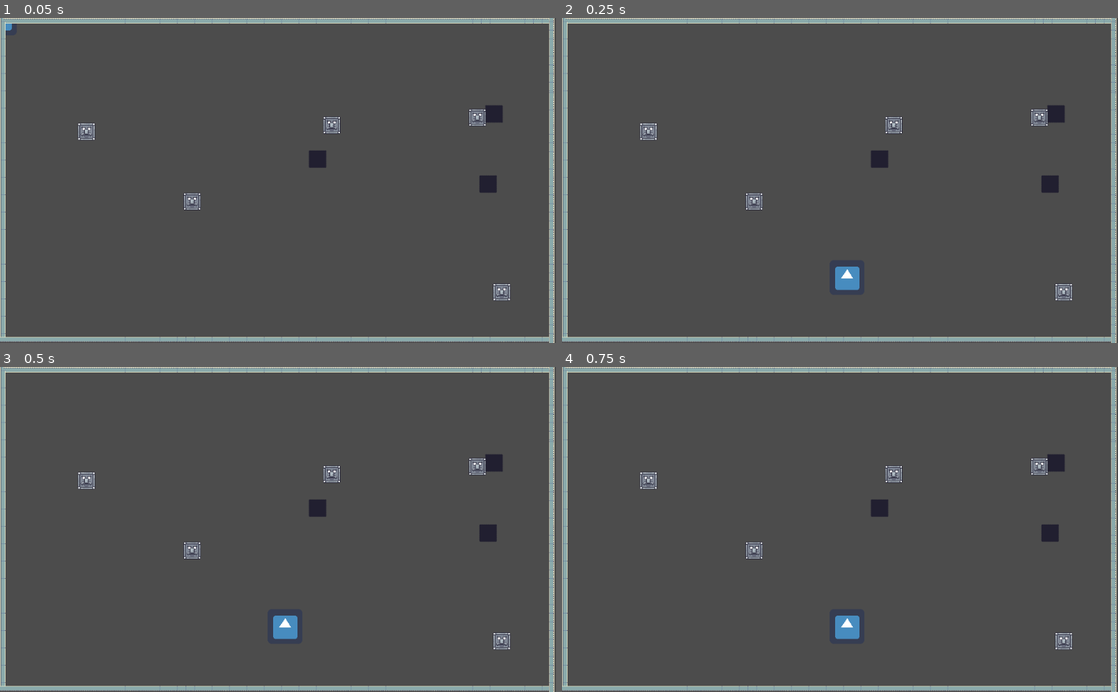
Above: before the commit, frames 1-4 (two rows, left to right).
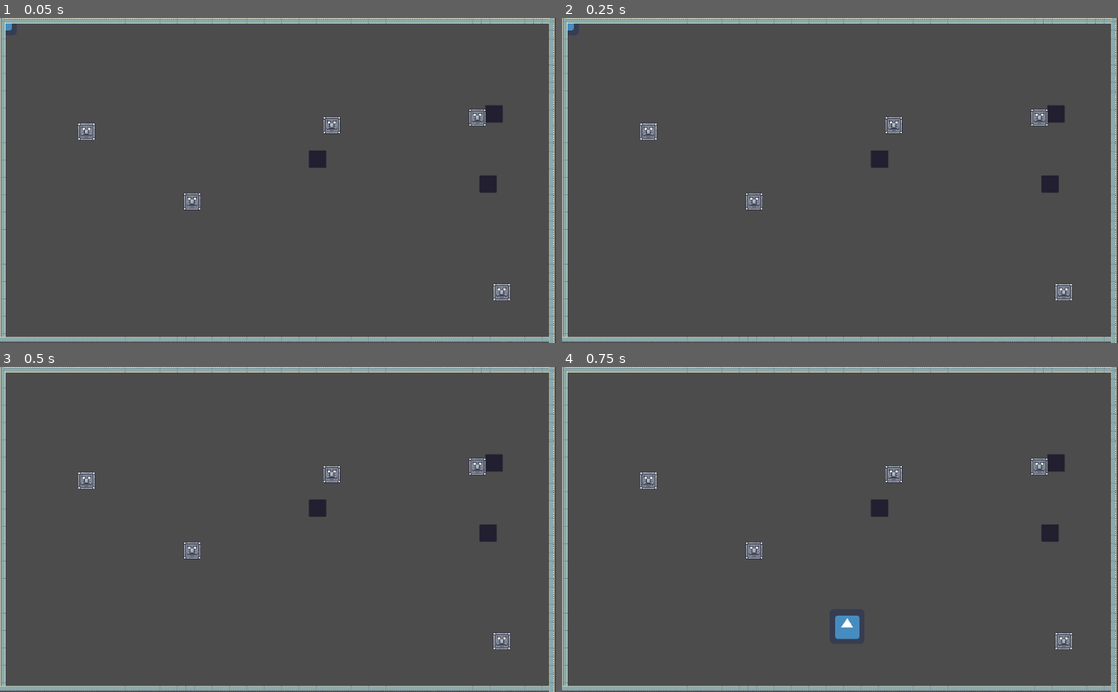
Above: after the commit, the same moments.

Repository: sidfer/devhacks-2025
Game: Godot game, scene res://MainWorld.tscn
The game is run twice, just before and just after one commit, with the same random seed, the same clock (stepped at 60 frames per second) and the same inputs. The engine's default icon, where the game draws it, is replaced by a stand-in: a white triangle on a blue panel in a dark square.
Inputs:
- Up to frame 1 (0.05 s): no input
- Up to frame 2 (0.25 s): no input
- Up to frame 3 (0.5 s): no input
- Up to frame 4 (0.75 s): tap Enter at 0.5 s; hold D (move_right) from 0.53 s (still down)

Frame 1 is identical in both runs. In frame 2, 0.3% of the frame differs, in the area x 1-54%, y 1-84%; in frame 3, 0.3%; in frame 4, nothing differs.

Commit message:
working on more rooms

Diff:
--- /dev/null
+++ b/Global/Door_Left.gd
@@ -0,0 +1,17 @@
+extends Area2D
+
+export(String) var direction = "left"
+var can_trigger = true  # Cooldown flag
+
+func _ready():
+	connect("body_entered", self, "_on_Door_body_entered")
+
+func _on_Door_body_entered(body):
+	if body.is_in_group("player") && can_trigger:
+		can_trigger = false
+		GameManager.change_room(direction)
+		# Reset cooldown after 0.5 seconds
+		get_tree().create_timer(0.5).connect("timeout", self, "_reset_trigger")
+
+func _reset_trigger():
+	can_trigger = true
--- /dev/null
+++ b/Global/Door_Right.gd
@@ -0,0 +1,17 @@
+extends Area2D
+
+export(String) var direction = "right"
+var can_trigger = true  # Cooldown flag
+
+func _ready():
+	connect("body_entered", self, "_on_Door_body_entered")
+
+func _on_Door_body_entered(body):
+	if body.is_in_group("player") && can_trigger:
+		can_trigger = false
+		GameManager.change_room(direction)
+		# Reset cooldown after 0.5 seconds
+		get_tree().create_timer(0.5).connect("timeout", self, "_reset_trigger")
+
+func _reset_trigger():
+	can_trigger = true
--- a/Global/GameManager.gd
+++ b/Global/GameManager.gd
@@ -36,10 +36,11 @@
 	GameManager.current_room = room_instance
 
 	# Reposition the player after a small delay
-	yield(get_tree().create_timer(0.1), "timeout")
+	yield(get_tree().create_timer(0.3), "timeout")
 	if player.size() > 0:
 		var p = player[0]
 		p.can_move = true
+		yield(get_tree().create_timer(0.3), "timeout")
 		print("Player unfrozen: ", p.name)
 
 		# Use direction-specific spawn point
--- a/Main.gd
+++ b/Main.gd
@@ -1,82 +1,82 @@
-extends Node2D
-
-var time_remaining = 30.0
-var time_pickup_scene = preload("res://TimePickup.tscn")
-
-var obstacle_scene = preload("res://Obstacle.tscn")
-var slow_obstacle_scene = preload("res://Slow.tscn")
-
-func _ready():
-	randomize()
-	$Player.position = Vector2(
-		get_viewport_rect().size.x / 2,
-		get_viewport_rect().size.y - 100
-	)
-	$SpawnTimer.start()
-
- # Spawn obstacles at random positions
-	for i in range(5):  # Adjust the number of obstacles
-		spawn_obstacle()
-
-	 # Spawn slow obstacles at random positions
-	for i in range(3):  # Adjust the number of obstacles
-		spawn_slow_obstacle()
-
-func spawn_obstacle():
-	var obstacle = obstacle_scene.instance()  # Create an instance of the obstacle
-	add_child(obstacle)  # Add it to the scene
-
-	# Randomly position it within the game area
-	var screen_width = get_viewport_rect().size.x
-	var screen_height = get_viewport_rect().size.y
-
-	obstacle.position = Vector2(
-		rand_range(50, screen_width - 50),  # Random X, avoiding edges
-		rand_range(50, screen_height - 50)  # Random Y, avoiding the bottom area
-	)
-
-
-
-func spawn_slow_obstacle():
-	var slow_obstacle = slow_obstacle_scene.instance()  # Create an instance of the obstacle
-	add_child(slow_obstacle)  # Add it to the scene
-
-	# Randomly position it within the game area
-	var screen_width = get_viewport_rect().size.x
-	var screen_height = get_viewport_rect().size.y
-
-	slow_obstacle.position = Vector2(
-		rand_range(50, screen_width - 50),  # Random X, avoiding edges
-		rand_range(50, screen_height - 50)  # Random Y, avoiding the bottom area
-	)
-
-func _process(delta):
-	time_remaining -= delta
-	if time_remaining <= 0:
-		game_over()
-	update_ui()
-
-func spawn_time_pickup():
-	var pickup = time_pickup_scene.instance()
-	add_child(pickup)
-	pickup.connect("collected", self, "_on_TimePickup_collected")
-	# Spawn at a random X position ABOVE the screen
-	pickup.position = Vector2(
-		rand_range(50, get_viewport_rect().size.x - 50),  # Random X
-		-100  # Start above the screen
-	)
-
-func _on_TimePickup_collected():
-	time_remaining += 5.0  # Add 5 seconds per pickup
-
-func update_ui():
-	$UI/TimeLabel.text = "Time: %.1f" % time_remaining
-
-func game_over():
-	$SpawnTimer.stop()
-	get_tree().paused = true
-	$UI/GameOverLabel.visible = true
-
-
-func _on_SpawnTimer_timeout():
-	pass # Replace with function body.
+#extends Node2D
+#
+#var time_remaining = 30.0
+#var time_pickup_scene = preload("res://TimePickup.tscn")
+#
+#var obstacle_scene = preload("res://Obstacle.tscn")
+#var slow_obstacle_scene = preload("res://Slow.tscn")
+#
+#func _ready():
+#	randomize()
+#	$Player.position = Vector2(
+#		get_viewport_rect().size.x / 2,
+#		get_viewport_rect().size.y - 100
+#	)
+#	$SpawnTimer.start()
+#
+# # Spawn obstacles at random positions
+#	for i in range(5):  # Adjust the number of obstacles
+#		spawn_obstacle()
+#
+#	 # Spawn slow obstacles at random positions
+#	for i in range(3):  # Adjust the number of obstacles
+#		spawn_slow_obstacle()
+#
+#func spawn_obstacle():
+#	var obstacle = obstacle_scene.instance()  # Create an instance of the obstacle
+#	add_child(obstacle)  # Add it to the scene
+#
+#	# Randomly position it within the game area
+#	var screen_width = get_viewport_rect().size.x
+#	var screen_height = get_viewport_rect().size.y
+#
+#	obstacle.position = Vector2(
+#		rand_range(50, screen_width - 50),  # Random X, avoiding edges
+#		rand_range(50, screen_height - 50)  # Random Y, avoiding the bottom area
+#	)
+#
+#
+#
+#func spawn_slow_obstacle():
+#	var slow_obstacle = slow_obstacle_scene.instance()  # Create an instance of the obstacle
+#	add_child(slow_obstacle)  # Add it to the scene
+#
+#	# Randomly position it within the game area
+#	var screen_width = get_viewport_rect().size.x
+#	var screen_height = get_viewport_rect().size.y
+#
+#	slow_obstacle.position = Vector2(
+#		rand_range(50, screen_width - 50),  # Random X, avoiding edges
+#		rand_range(50, screen_height - 50)  # Random Y, avoiding the bottom area
+#	)
+#
+#func _process(delta):
+#	time_remaining -= delta
+#	if time_remaining <= 0:
+#		game_over()
+#	update_ui()
+#
+#func spawn_time_pickup():
+#	var pickup = time_pickup_scene.instance()
+#	add_child(pickup)
+#	pickup.connect("collected", self, "_on_TimePickup_collected")
+#	# Spawn at a random X position ABOVE the screen
+#	pickup.position = Vector2(
+#		rand_range(50, get_viewport_rect().size.x - 50),  # Random X
+#		-100  # Start above the screen
+#	)
+#
+#func _on_TimePickup_collected():
+#	time_remaining += 5.0  # Add 5 seconds per pickup
+#
+#func update_ui():
+#	$UI/TimeLabel.text = "Time: %.1f" % time_remaining
+#
+#func game_over():
+#	$SpawnTimer.stop()
+#	get_tree().paused = true
+#	$UI/GameOverLabel.visible = true
+#
+#
+#func _on_SpawnTimer_timeout():
+#	pass # Replace with function body.
--- a/Scenes/Rooms/BaseRoom.tscn
+++ b/Scenes/Rooms/BaseRoom.tscn
@@ -1,10 +1,13 @@
-[gd_scene load_steps=11 format=2]
+[gd_scene load_steps=14 format=2]
 
 [ext_resource path="res://icon.png" type="Texture" id=1]
 [ext_resource path="res://Global/Door_Up.gd" type="Script" id=2]
 [ext_resource path="res://Scenes/Treasure.tscn" type="PackedScene" id=3]
 [ext_resource path="res://Global/BaseRoom.gd" type="Script" id=4]
+[ext_resource path="res://Global/Door_Left.gd" type="Script" id=5]
 [ext_resource path="res://WallTileSet.tres" type="TileSet" id=6]
+[ext_resource path="res://Global/Door_Right.gd" type="Script" id=7]
+[ext_resource path="res://Global/Door_Down.gd" type="Script" id=8]
 
 [sub_resource type="TileSet" id=1]
 0/name = "icon.png 0"
@@ -71,6 +74,32 @@
 position = Vector2( 517, 61.5 )
 shape = SubResource( 5 )
 
+[node name="Door_Right" type="Area2D" parent="."]
+collision_layer = 2
+script = ExtResource( 7 )
+
+[node name="CollisionShape2D" type="CollisionShape2D" parent="Door_Right"]
+position = Vector2( 930, 213 )
+shape = SubResource( 5 )
+
+[node name="Door_Left" type="Area2D" parent="."]
+position = Vector2( -864, 75 )
+collision_layer = 2
+script = ExtResource( 5 )
+
+[node name="CollisionShape2D" type="CollisionShape2D" parent="Door_Left"]
+position = Vector2( 930, 213 )
+shape = SubResource( 5 )
+
+[node name="Door_Down" type="Area2D" parent="."]
+position = Vector2( -400, 331 )
+collision_layer = 2
+script = ExtResource( 8 )
+
+[node name="CollisionShape2D" type="CollisionShape2D" parent="Door_Down"]
+position = Vector2( 930, 213 )
+shape = SubResource( 5 )
+
 [node name="Treasure" parent="." instance=ExtResource( 3 )]
 position = Vector2( 563, 208 )
 collision_layer = 4
@@ -80,16 +109,16 @@
 position = Vector2( 526, 479 )
 
 [node name="Spawn_Up" type="Position2D" parent="."]
-position = Vector2( 525, 121 )
+position = Vector2( 511, 168 )
 
 [node name="Spawn_Down" type="Position2D" parent="."]
-position = Vector2( 535, 459 )
+position = Vector2( 532, 400 )
 
 [node name="Spawn_Left" type="Position2D" parent="."]
-visible = false
+position = Vector2( 124, 282 )
 
 [node name="Spawn_Right" type="Position2D" parent="."]
-visible = false
+position = Vector2( 863, 215 )
 
 [node name="TileMap2" type="TileMap" parent="."]
 scale = Vector2( 0.1, 0.1 )
@@ -98,3 +127,6 @@
 tile_data = PoolIntArray( 0, -2147483648, 0, 1, 0, 0, 2, 0, 0, 3, 0, 0, 4, 0, 0, 5, 0, 0, 6, 0, 0, 7, 0, 0, 8, 0, 0, 9, …(9647 unchanged characters)…
 
 [connection signal="body_entered" from="Door_Up" to="Door_Up" method="_on_Door_Up_body_entered"]
+[connection signal="body_entered" from="Door_Right" to="Door_Right" method="_on_Door_Up_body_entered"]
+[connection signal="body_entered" from="Door_Left" to="Door_Left" method="_on_Door_Up_body_entered"]
+[connection signal="body_entered" from="Door_Down" to="." method="_on_Door_Down_body_entered"]
--- a/Scenes/Rooms/DownRoom.tscn
+++ b/Scenes/Rooms/DownRoom.tscn
@@ -33,7 +33,7 @@
 [sub_resource type="RectangleShape2D" id=5]
 extents = Vector2( 25.5, 12.5 )
 
-[node name="BaseRoom3" type="Node2D"]
+[node name="DownRoom" type="Node2D"]
 script = ExtResource( 4 )
 
 [node name="TileMap" type="TileMap" parent="."]
@@ -79,4 +79,7 @@
 visible = false
 position = Vector2( 480, 318 )
 
+[node name="Spawn_Up" type="Position2D" parent="."]
+position = Vector2( 518, 121 )
+
 [connection signal="body_entered" from="Door_Up" to="Door_Up" method="_on_Door_Up_body_entered"]
--- a/Scenes/Rooms/UpRoom.tscn
+++ b/Scenes/Rooms/UpRoom.tscn
@@ -1,7 +1,7 @@
 [gd_scene load_steps=10 format=2]
 
 [ext_resource path="res://icon.png" type="Texture" id=1]
-[ext_resource path="res://Scenes/Rooms/Door_Down.gd" type="Script" id=2]
+[ext_resource path="res://Global/Door_Down.gd" type="Script" id=2]
 [ext_resource path="res://Scenes/Treasure.tscn" type="PackedScene" id=3]
 [ext_resource path="res://Global/BaseRoom.gd" type="Script" id=4]
 
@@ -81,4 +81,4 @@
 [node name="Spawn_Down" type="Position2D" parent="."]
 position = Vector2( 515, 461 )
 
-[connection signal="body_entered" from="Door_Down" to="Door_Down" method="_on_Door_Up_body_entered"]
+[connection signal="body_entered" from="Door_Down" to="." method="_on_Door_Down_body_entered"]
Renamed: Scenes/Rooms/Door_Down.gd -> Global/Door_Down.gd
